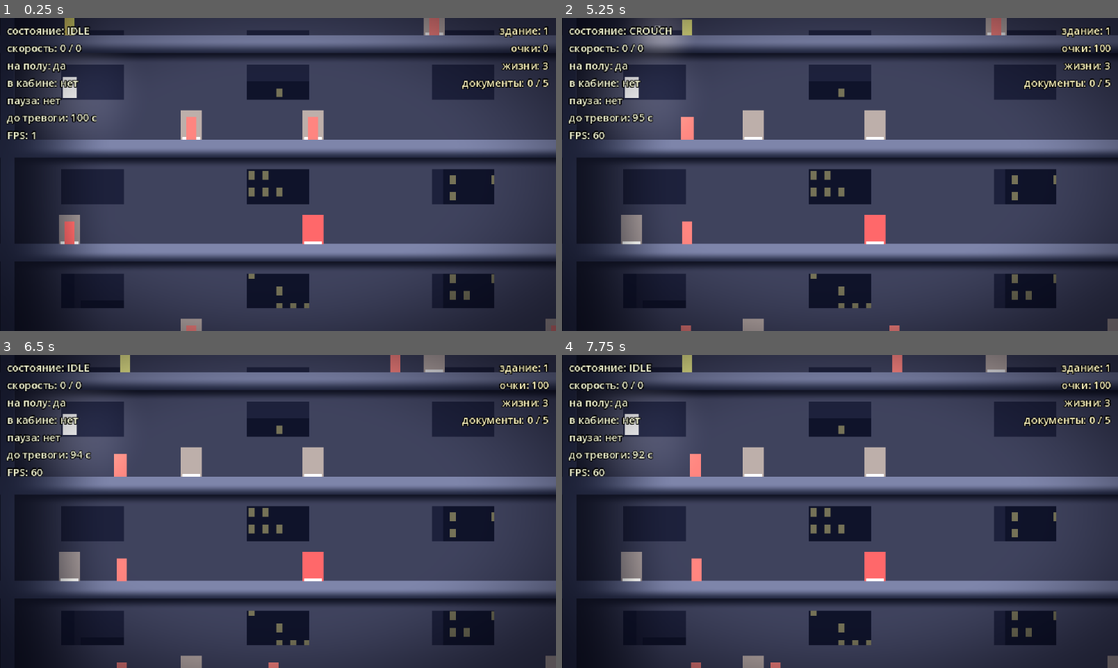
Above: before the commit, frames 1-4 (two rows, left to right).
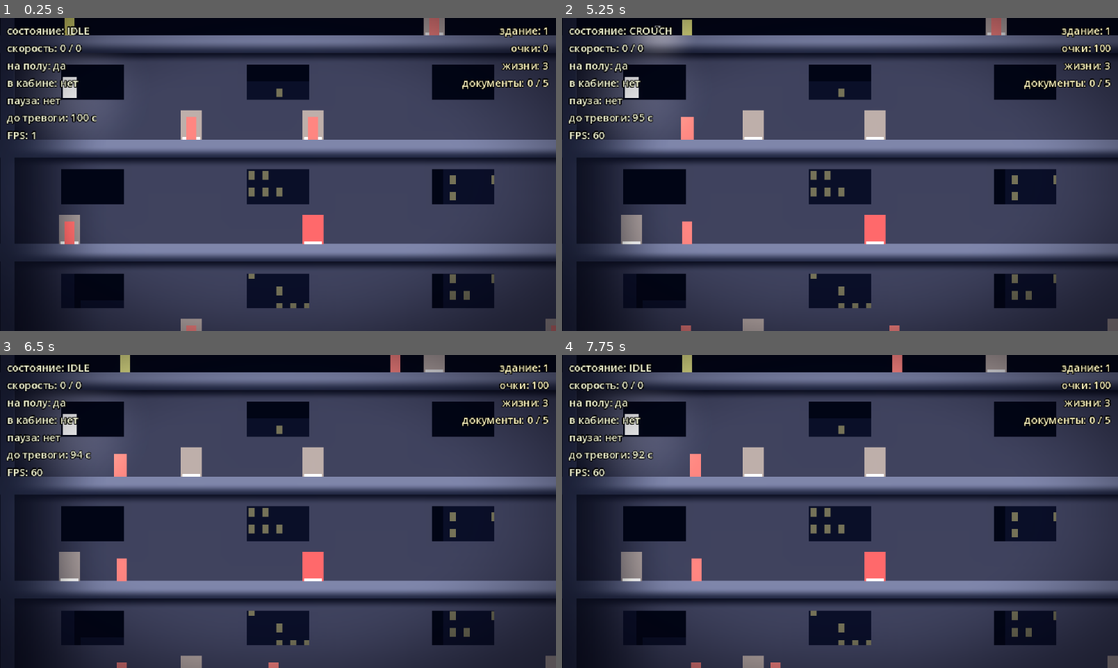
Above: after the commit, the same moments.

Repository: BalashovDmitriy/elaction
Game: Godot game, scene res://src/main.tscn
Two runs of this game, one before a commit and one after it. Both use one fixed random seed, a clock stepped at 60 frames per second and the inputs below.
Inputs (mouse positions are in pixels of both pictures, inside the frame that each line leads up to):
- Up to frame 1 (0.25 s): no input
- Up to frame 2 (5.25 s): tap Enter at 0.5 s; move the mouse to (962, 158) at 0.52 s; hold Right (move_right) 0.53-1.25 s; tap X (shoot) at 0.6, 2.3, 3.8, 5.1 s; click (962, 158) at 0.67 s; tap Space (jump) at 0.77, 3.77 s; drag from (728, 190) to (873, 240) at 1.27 s; move the mouse to (895, 105) at 2.02 s; hold Right (move_right) 2.03-2.75 s; hold Shift 2.03-2.75 s; drag from (812, 237) to (995, 30) at 2.77 s; move the mouse to (1006, 221) at 3.52 s; hold Left (move_left) 3.53-4.25 s; tap Ctrl at 3.6 s; tap F12 (screenshot) at 4.15 s; drag from (673, 127) to (873, 136) at 4.27 s; move the mouse to (867, 174) at 5.02 s; hold Down (move_down) from 5.03 s (still down); click (867, 174) at 5.17 s
- Up to frame 3 (6.5 s): release Down (move_down) at 5.75 s; drag from (194, 433) to (311, 473) at 5.77 s
- Up to frame 4 (7.75 s): move the mouse to (962, 495) at 6.52 s; hold Up (move_up) 6.53-7.25 s; tap Alt at 6.6 s; tap Space (jump) at 6.77 s; tap X (shoot) at 6.8 s; drag from (728, 527) to (628, 423) at 7.27 s

The runs differ from the first frame. In frame 1, 8.9% of the frame differs, in the area x 11-100%, y 0-93%; in frame 2, 8.9%; in frame 3, 8.8%; in frame 4, 8.8%.

Commit message:
fix(m6): правки авторевью — свечение, отбор пятен ламп, профиль света
Авторевью xhigh нашло 11 мест, все исправлены.

Три из них делали неправдой то, что веха обещала:

- Свечения в игре не было вовсе. В postprocess.tscn стояло background_mode = 4
  (BG_KEEP) вместо 3 (BG_CANVAS). Стенд мерил конфигурацию, которую игра
  никогда не включала. Рядом теперь комментарий с обоими числами.
- Пятна ламп не гасились за кадром: отбор касался только заливок, а тридцать
  пятен с тенями горели по всему зданию. Тест этого не ловил, потому что считал
  одни AreaLight — то есть ровно ту половину, что дешевле. Теперь считает все
  источники и со снятым отбором показывает 35 горящих при бюджете 12.
- Профиль света брался в углу текселя, а не в середине: правый край текстуры
  оставался светить, и заливка текла на этаж ниже — ровно то, чего комментарий
  в LightTextures обещал не допускать.

Ещё две — картинка: небо подсвечивалось светом этажа, потому что у фонового
узла осталась маска по умолчанию; над крышей строилась задняя стена комнаты,
которой там нет.

Тест гашения этажа держался на порядке детей и ждал одного погасшего источника
вместо двух. Теперь берёт ближайшую лампу и проверяет то, что написано в ADR.

Числа в ADR-0010 перемерены: в первой версии стенда малые замеры сваливали все
источники на один этаж поверх одного окклюдера. Вывод не изменился.

Co-Authored-By: Claude Opus 5 <noreply@anthropic.com>
Claude-Session: https://claude.ai/code/session_01TrsEuB7nUPBDKu2PdRbYf4

Diff:
--- a/src/autoload/screenshotter.gd
+++ b/src/autoload/screenshotter.gd
@@ -144,7 +144,7 @@
 	if error != OK and error != ERR_ALREADY_EXISTS:
 		push_error("Не удалось создать папку для снимков: %s (код %d)" % [absolute_folder, error])
 		return
-	_mark_ignored_by_engine(absolute_root)
+	mark_ignored_by_engine(absolute_root)
 
 	var absolute_path := _free_path(absolute_folder, label)
 	var image := get_viewport().get_texture().get_image()
@@ -209,7 +209,12 @@
 
 ## Кладёт .gdignore рядом со снимками: без него Godot импортирует каждый JPEG
 ## как ресурс проекта и засевает папку .import-файлами.
-func _mark_ignored_by_engine(root_folder: String) -> void:
+##
+## Публичный и статический: в ту же папку пишет tools/light_shot.gd, и своя
+## копия этой пометки у него разошлась бы с этой при первой же правке. Статический,
+## потому что звать его приходится по скрипту, а не по автолоаду: имя автолоада
+## видно только запущенной игре, а `godot_check.py` разбирает скрипты поодиночке.
+static func mark_ignored_by_engine(root_folder: String) -> void:
 	var marker := root_folder.path_join(".gdignore")
 	if FileAccess.file_exists(marker):
 		return
--- a/src/levels/greybox_level.gd
+++ b/src/levels/greybox_level.gd
@@ -41,8 +41,8 @@
 ## с перекрытиями ему нельзя, иначе этаж читается как сплошная плита.
 const BACK_WALL := Color(0.15, 0.16, 0.22)
 
-## Ночное небо за городом и сам город: силуэт и горящие окна.
-const SKY := Color(0.07, 0.08, 0.14)
+## Город за окнами: силуэт и горящие окна. Само небо — цвет узла Background
+## в сцене, там же, где сам узел.
 const CITY := Color(0.12, 0.14, 0.24)
 const CITY_WINDOW := Color(0.92, 0.83, 0.50)
 
@@ -106,6 +106,12 @@
 var _lit_span := Vector2i(-1, -1)
 ## Дальний план: город за окнами. Двигается медленнее камеры.
 var _city: Node2D = null
+## Задние стены этажей. Их под три сотни, и держать их прямо в уровне значит
+## заставить каждый обход [method _agents] перебирать ещё и их.
+var _back_walls: Node2D = null
+## Лампы здания: их свет тоже гасится за пределами кадра. Упавшие лампы
+## убирают себя сами, поэтому перед обращением проверяется живость.
+var _lamps: Array[Lamp] = []
 ## Здание сдано. Событие однократное: по нему main собирает следующее здание.
 var _cleared: bool = false
 var _exit_position := Vector2.ZERO
@@ -168,6 +174,15 @@
 		var shaft := _plan.shafts[index]
 		_shaft_lights[index].visible = shaft.top <= span.y and shaft.bottom >= span.x
 
+	# У этажа два источника (ADR-0010, пункт 3), и отбор нужен обоим: пятно
+	# лампы вдобавок кладёт тени, то есть стоит дороже заливки. Этаж лампы
+	# берётся из её же положения — так же, как его берёт tools/light_shot.gd.
+	for lamp: Lamp in _lamps:
+		if not is_instance_valid(lamp):
+			continue
+		var floor_index := rules.floor_index_near(lamp.global_position.y)
+		lamp.set_light_visible(VisibleFloors.covers(span, floor_index))
+
 
 ## Раскладка, по которой собрано здание.
 func plan() -> BuildingPlan:
@@ -293,6 +308,7 @@
 		lamp.fell.connect(_on_lamp_fell.bind(spot.floor_index))
 		add_child(lamp)
 		lamp.hang(LAMP_HANG_HEIGHT)
+		_lamps.append(lamp)
 
 
 ## Выход из здания. Не запирается: без всех документов он отправляет обратно
@@ -452,7 +468,7 @@
 	var body := StaticBody2D.new()
 	body.position = rect.position + rect.size * 0.5
 	# Тела добавляются в дерево после Otto, то есть рисовались бы поверх него.
-	# Геометрия всегда за актёрами, но перед фоном (у фона z_index = -10).
+	# Геометрия всегда за актёрами, но перед фоном (у фона z_index = -12).
 	body.z_index = -1
 
 	var shape := RectangleShape2D.new()
@@ -490,8 +506,15 @@
 ## по горизонтали умеет [method BuildingPlan.spans_between] — та же функция,
 ## что режет перекрытия проёмами.
 func _build_back_walls() -> void:
+	_back_walls = Node2D.new()
+	_back_walls.z_index = -8
+	add_child(_back_walls)
+
 	var gaps := window_gaps(rules.width, WINDOWS_PER_FLOOR, WINDOW_SIZE.x)
-	for index: int in rules.floors:
+	# С первого этажа, а не с нулевого: нулевой — крыша, комнаты за ней нет.
+	# [method BuildingRules.story_top] отдаёт для неё верх здания, и стена вышла бы
+	# полосой в небе над тем местом, где Otto начинает, с обрезанными окнами.
+	for index: int in range(1, rules.floors):
 		var top := rules.story_top(index)
 		var surface := rules.floor_surface(index)
 		if surface - top <= 0.0:
@@ -510,9 +533,7 @@
 func _add_back_wall(rect: Rect2) -> void:
 	if rect.size.x <= 0.0 or rect.size.y <= 0.0:
 		return
-	var wall := _panel(rect.size, rect.position, BACK_WALL)
-	wall.z_index = -8
-	add_child(wall)
+	_back_walls.add_child(_panel(rect.size, rect.position, BACK_WALL))
 
 
 ## Город за окнами. Свет здания на него не падает: он снаружи и далеко.
--- a/src/levels/greybox_level.tscn
+++ b/src/levels/greybox_level.tscn
@@ -10,6 +10,10 @@
 z_index = -12
 offset_right = 1280.0
 offset_bottom = 360.0
+; Небо снаружи, и свет здания на него не падает — как и на город.
+; Без этого заливка этажа разгоралась бы в проёмах окон, и окно
+; читалось бы как освещённая ниша.
+light_mask = 0
 mouse_filter = 2
 color = Color(0.07, 0.08, 0.14, 1)
 
--- a/src/systems/lighting/lamp.gd
+++ b/src/systems/lighting/lamp.gd
@@ -80,6 +80,13 @@
 	_visual.color = FALLING_COLOR
 
 
+## Гасит или зажигает пятно лампы. Зовёт уровень, отбирая видимые этажи:
+## пятно кладёт тени и стоит дороже заливки, поэтому за кадром ему гореть
+## незачем (ADR-0010, пункт 8). Сама лампа при этом остаётся как была.
+func set_light_visible(on: bool) -> void:
+	_light.visible = on
+
+
 ## Пятно под лампой. Тени включены: свет упирается в перекрытия и в стены
 ## шахты, и именно это показывает, что светит лампа, а не воздух.
 func _make_light() -> PointLight2D:
--- a/src/systems/lighting/light_textures.gd
+++ b/src/systems/lighting/light_textures.gd
@@ -108,16 +108,22 @@
 	return texture
 
 
+## Профиль берётся в середине текселя, а не в его углу: иначе левый край
+## текстуры попадал бы ровно на ноль, а правый — на [code]1 - 1/GRID[/code], то есть
+## оставался бы светить. Заливка от этого текла на этаж ниже, а сам свет
+## съезжал на полтекселя вбок. Радиальная ветка так считала с самого начала.
 static func _alpha(x: int, y: int, plateau: float, kind: int) -> float:
 	var side := float(GRID)
-	var across := falloff(float(x), side, plateau)
+	var centre_x := float(x) + 0.5
+	var centre_y := float(y) + 0.5
+	var across := falloff(centre_x, side, plateau)
 	if kind == KIND_COLUMN:
 		return across
 	if kind == KIND_RECTANGLE:
-		return across * falloff(float(y), side, plateau)
+		return across * falloff(centre_y, side, plateau)
 
 	# Круглое пятно считается по расстоянию от середины, иначе вышел бы
 	# скруглённый квадрат: произведение двух спадов в углах ещё не ноль.
 	var centre := Vector2(side, side) * 0.5
-	var reach := Vector2(float(x) + 0.5, float(y) + 0.5).distance_to(centre) / (side * 0.5)
+	var reach := Vector2(centre_x, centre_y).distance_to(centre) / (side * 0.5)
 	return profile(reach, plateau)
--- a/src/ui/postprocess.tscn
+++ b/src/ui/postprocess.tscn
@@ -6,7 +6,10 @@
 shader = ExtResource("1_vignette")
 
 [sub_resource type="Environment" id="Environment_glow"]
-background_mode = 4
+; 3 — BG_CANVAS. Именно он включает пост-обработку в 2D: свечение берётся
+; с холста, а не с трёхмерного неба, которого здесь нет. С BG_KEEP (4)
+; кадр остаётся как есть и bloom не считается вовсе.
+background_mode = 3
 glow_enabled = true
 glow_intensity = 0.55
 glow_strength = 1.0
--- a/tests/test_building_assembly.gd
+++ b/tests/test_building_assembly.gd
@@ -87,12 +87,17 @@
 		_drop(level)
 
 
-## Сколько источников горит прямо сейчас.
+## Сколько источников горит прямо сейчас — все, а не только заливки.
+##
+## Считать одни [AreaLight] нельзя: у этажа их два (ADR-0010, пункт 3), и пятно
+## лампы висит ребёнком самой лампы. Пока счёт шёл по прямым детям уровня,
+## половина источников — та самая, что кладёт тени, — в бюджет не попадала,
+## и проверка проходила бы, даже если бы не гасла ни одна лампа в здании.
 func _lit(level: GreyboxLevel) -> int:
 	var count := 0
-	for child in level.get_children():
-		var light := child as AreaLight
-		if light != null and light.visible:
+	for node: Node in level.find_children("*", "Light2D", true, false):
+		var light := node as Light2D
+		if light != null and light.is_visible_in_tree():
 			count += 1
 	return count
 
@@ -106,12 +111,21 @@
 	return level
 
 
-func _lamp_in_sight(level: GreyboxLevel) -> Lamp:
+## Ближайшая лампа под Otto.
+##
+## Именно ближайшая, а не первая попавшаяся: этаж под ногами всегда в кадре,
+## а значит, и свет на нём горит. Лампа с произвольного этажа могла бы оказаться
+## за пределами отбора, где её этаж и так погашен, — и «источников стало меньше»
+## не выполнилось бы, хотя гасить нечего.
+func _nearest_lamp_below(level: GreyboxLevel) -> Lamp:
+	var found: Lamp = null
 	for child in level.get_children():
 		var lamp := child as Lamp
-		if lamp != null and lamp.global_position.y > level.otto.global_position.y:
-			return lamp
-	return null
+		if lamp == null or lamp.global_position.y <= level.otto.global_position.y:
+			continue
+		if found == null or lamp.global_position.y < found.global_position.y:
+			found = lamp
+	return found
 
 
 ## Источников в здании шестьдесят с лишним, а гореть должна горстка.
@@ -136,7 +150,7 @@
 	var level := _tall(1)
 	await wait_physics_frames(SETTLE_FRAMES)
 
-	var lamp := _lamp_in_sight(level)
+	var lamp := _nearest_lamp_below(level)
 	assert_not_null(lamp, "в здании должна быть лампа ниже Otto")
 	if lamp == null:
 		return
@@ -154,7 +168,9 @@
 
 	await wait_physics_frames(2)
 	assert_true(level.is_dark(index), "этаж %d погас" % index)
-	assert_eq(_lit(level), before - 1, "и ровно один источник перестал гореть")
+	# Источников на этаже два, и гаснут они разом (ADR-0010, пункт 3): заливку
+	# гасит уровень, а пятно уходит вместе с самой лампой.
+	assert_eq(_lit(level), before - 2, "и оба источника этажа перестали гореть")
 	_drop(level)
 
 
--- a/tools/light_bench.gd
+++ b/tools/light_bench.gd
@@ -155,11 +155,14 @@
 		_add_slab(Vector2(0.0, top), Vector2(float(VIEW.x), 16.0))
 		_add_room(Vector2(0.0, top + 16.0), Vector2(float(VIEW.x), height - 16.0))
 
+	# Порядок важен: [method _start_case] зажигает первые count источников, и при
+	# обходе этаж за этажом расклад на четыре лампы весь оседал бы на верхнем
+	# этаже — поверх одних и тех же окклюдеров. Меряли бы не то, что в игре.
 	var per_floor := int(ceil(float(COUNTS[COUNTS.size() - 1]) / float(floors)))
-	for index: int in floors:
-		var top := height * float(index) + 24.0
-		for slot: int in per_floor:
-			var step := float(VIEW.x) / float(per_floor + 1)
+	var step := float(VIEW.x) / float(per_floor + 1)
+	for slot: int in per_floor:
+		for index: int in floors:
+			var top := height * float(index) + 24.0
 			_lights.append(_add_light(Vector2(step * float(slot + 1), top)))
 
 
--- a/tools/light_shot.gd
+++ b/tools/light_shot.gd
@@ -20,6 +20,7 @@
 ## замер из light_bench.gd меряет технику, а этот — игру.
 
 const LEVEL_SCENE := preload("res://src/levels/greybox_level.tscn")
+const SCREENSHOTTER := preload("res://src/autoload/screenshotter.gd")
 const FOLDER := "res://screens/M6"
 
 ## Сколько кадров дать камере доехать до Otto: сглаживание у неё 8.0, то есть
@@ -46,6 +47,9 @@
 func _ready() -> void:
 	_read_arguments()
 	DirAccess.make_dir_recursive_absolute(FOLDER)
+	# Без пометки Godot импортирует каждый снимок как текстуру проекта. Кладёт её
+	# скрипт снимков: папка у нас с ним общая, и правило про неё должно быть одно.
+	SCREENSHOTTER.mark_ignored_by_engine(ProjectSettings.globalize_path(FOLDER.get_base_dir()))
 	_run()
 
 
Not shown, changed: docs/STATUS.md
Not shown, changed: docs/adr/0010-lighting-and-atmosphere.md
